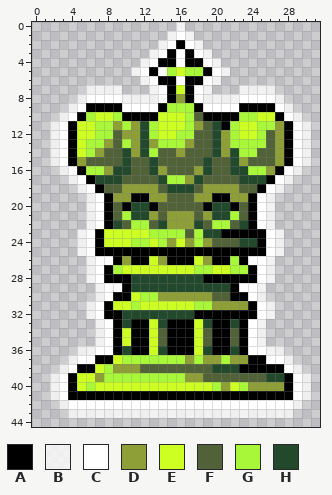
A pixel-art sprite gets an edit: three-handed-chess/ThreeHandedChess/src/resources/Green King Selected.png. Above, as it was before the edit.
The file is 32x45 pixels. Colours within 5 levels of each other are drawn and written as one.
Palette (. is transparent): A #000000  B #ffffffbf  C #ffffff  D #8f9f37  E #ceff23  F #526238  G #a9f739  H #23492d
Pixels before, first column x 2:
 0 ..............B..............
 1 .............BCB.............
 2 ............BCACB............
 3 ...........BCACACB...........
 4 ..........BCAACAACB..........
 5 .........BCACGEGGACB.........
 6 ..........BCAACAACB..........
 7 ....BBBB...BCAEACB...BBBB....
 8 ...BCCCCBBBBCADACBBBBCCCCB...
 9 ..BCAAAACCCCAGGGACCCCAAAACB..
10 .BCAGEEGAAAAEEEGFAAAAGGEEACB.
11 BCAEEGGDGDHGEEEGDFHAGEEGGDACB
12 BCAEEGGFDDHGEEGGFFHDGEEGFDACB
13 BCAEGGDFGDHDGGGDFFHDGGGGFDACB
14 BCAEGDFFHDHGFFDFFFHDHGGFFDACB
15 BCADFFFFHFFHFFFFFHFFHDFFFDACB
16 .BCAGGDHHFFHDFFFDHFFHHGGDACB.
17 ..BCAHHHFFFFHGGDHFFFFHHHACB..
18 ...BCAFFDDDDFHHHFDDDDFFACB...
19 ....BCADDAADDFFFDDAADDACB....
20 ....BCAFAHHAFFFFFAHHAFACB....
21 ....BCAFGHHDFDDDFDHHGFACB....
22 ....BCAHFGGFHDDDHFGGFHACB....
23 ...BCAEEEEEGGGGFGHHAAAAACB...
24 ...BCAEEEGGEGDEDGDFFFHHACB...
25 ...BCAAAAAAAAAAAAAAAAAAACB...
26 ....BCCADAAEDAAAEDAAGACCB....
27 ....BCAGEEEEEEEEGGEEGGACB....
28 ....BCAAAHHHHHHHHAAAAAACB....
29 .....BCCAHHHHHHHHHHHACCB.....
30 .....BCAAEGGDDDDDDFFAACB.....
31 ....BCAEEGEEEEEEGGDDDDACB....
32 ....BCAAHHHHHHHHAAAAAAACB....
33 .....BCAHAAEHAAAEHAAHACB.....
34 .....BCAEAAEFAAAEFAAFACB.....
35 .....BCAEAAEFAAAEFAAFACB.....
36 ...BBCCAHAAEHAAAEHAAHACCBB...
37 ..BCCAAEGGGGGGGDGDDGDDAACCB..
38 .BCAAEGDDDFFFFFFFFHHHAAAAACB.
39 BCAEEDGGGGGGGGGDDFFFFFFFHHACB
40 BCAEGEEEEEEEEEEEEEGDEGDDDDACB
41 BCAAAAAAAAAAAAAAAAAAAAAAAAACB
42 .BCCCCCCCCCCCCCCCCCCCCCCCCCB.
43 ..BBBBBBBBBBBBBBBBBBBBBBBBB..
New version:
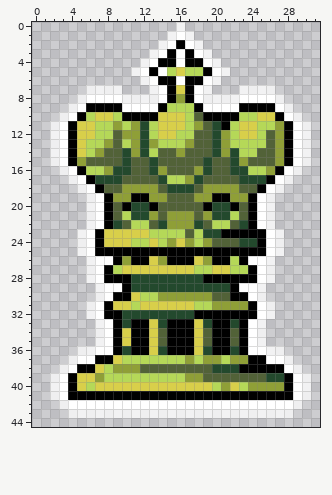
The commit says: - Pawns work up to en passent - A few graphics changes to green pieces
Difference:
Colour E changes from #ceff23 to #d8cf4a.
Colour G changes from #a9f739 to #b5d858.
Where, in picture pixels (left, top, right, bottom), the same in both pictures:
changed: (77, 67, 203, 184)
changed: (230, 112, 275, 175)
changed: (77, 211, 248, 391)
